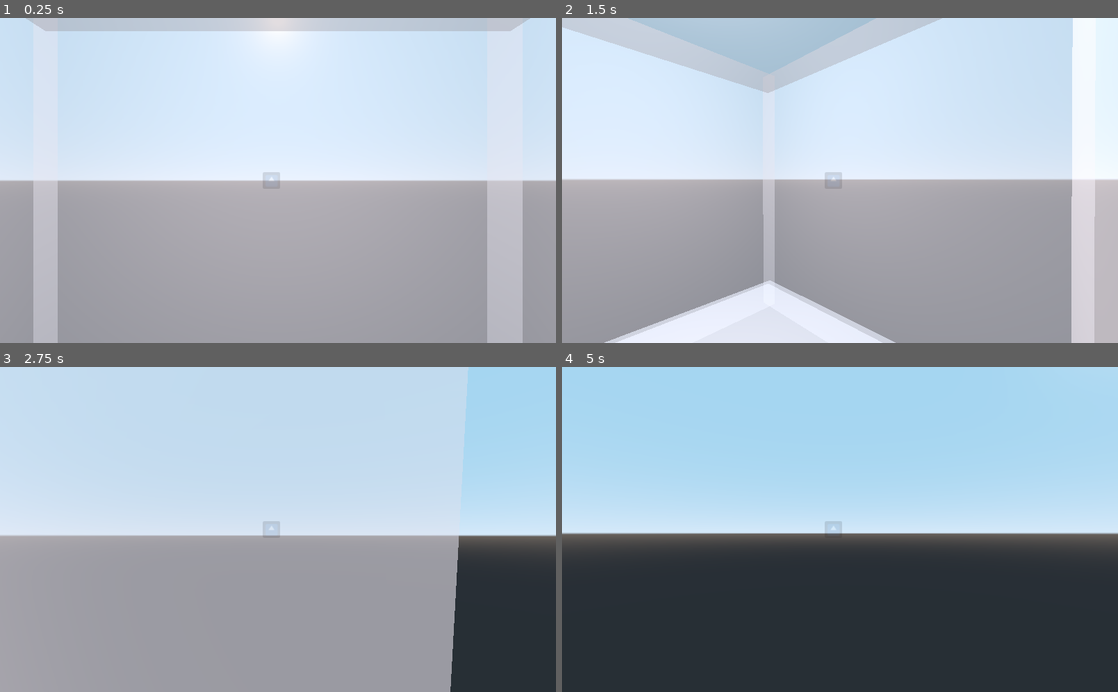
Above: before the commit, frames 1-4 (two rows, left to right).
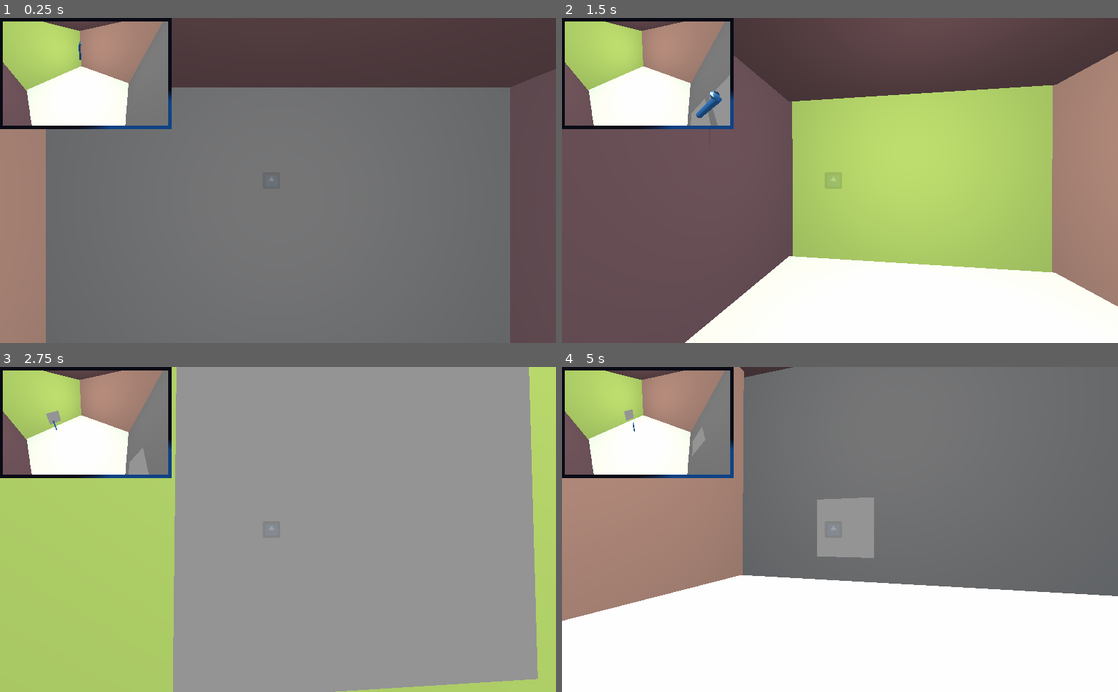
Above: after the commit, the same moments.

Repository: gramozilho/Portal
Game: Godot game, scene res://Main2.tscn
Same seed, same stepped clock (60 frames per second), same inputs: the game is played once before the commit and once after it. The engine's default icon, where the game draws it, is replaced by a stand-in: a white triangle on a blue panel in a dark square.
Inputs (mouse positions are in pixels of both pictures, inside the frame that each line leads up to):
- Up to frame 1 (0.25 s): no input
- Up to frame 2 (1.5 s): move the mouse to (867, 180) at 0.52 s; hold Up (ui_up) from 0.53 s (still down); click (867, 180) at 0.6 s; move the mouse to (812, 180) at 1.27 s; right-click (812, 180) at 1.35 s
- Up to frame 3 (2.75 s): keep holding Up (ui_up); move the mouse to (289, 523) at 2.02 s; click (289, 523) at 2.1 s
- Up to frame 4 (5 s): keep holding Up (ui_up); move the mouse to (834, 536) at 2.77 s; right-click (834, 536) at 2.85 s; move the mouse to (878, 532) at 3.52 s; click (878, 532) at 3.6 s; move the mouse to (795, 526) at 4.27 s; right-click (795, 526) at 4.35 s

The runs differ from the first frame. In frame 1, 100% of the frame differs, in the area x 0-100%, y 0-100%; in frame 2, 98%; in frame 3, 76%; in frame 4, 99%.

Commit message:
teleport with transform

Diff:
--- a/Main2.gd
+++ b/Main2.gd
@@ -40,6 +40,8 @@
 		# Move portal A
 		portal_X = $MirrorA
 
+	portal_X.orient = orient
+	print('or ', portal_X.orient)
 	portal_X.global_transform = Transform()
 	portal_X.global_transform.origin = coord + orient*.001
 
@@ -64,16 +66,12 @@
 	mirror_cam_B.global_transform = mirror_A.global_transform * mirror_B.global_transform.affine_inverse() * dummy_cam_B.global_transform
 
 	# Position cameras
-	mirror_cam_A.global_transform.origin = mirror_B.global_transform.origin
-	mirror_cam_B.global_transform.origin = mirror_A.global_transform.origin
+	mirror_cam_A.global_transform.origin = mirror_B.global_transform.origin + mirror_B.orient*.1
+	mirror_cam_B.global_transform.origin = mirror_A.global_transform.origin + mirror_A.orient*.1
 
 	mirror_cam_A.global_transform.basis.x *= -1
 	mirror_cam_B.global_transform.basis.x *= -1
 
-	#mirror_cam_A.update_cull_mask(2)
-	#mirror_cam_B.update_cull_mask(3)
-	#mirror_A.global_transform = mirror_B.global_transform
-	#mirror_B.global_transform = mirror_A.global_transform
 
 func teleport(body, original_portal):
 	var target_portal
@@ -82,14 +80,42 @@
 	else:
 		target_portal = $MirrorA
 	print('Teleport ' + body.name)
+	target_portal.start_timer()
+	var target_pos = target_portal.global_transform.origin + target_portal.orient*0.01
+	print('4 ', target_portal.rotation)
+	var target_orient = target_portal.rotation.normalized()
+	var origin_orient = original_portal.rotation.normalized()
 
+	#$Player.global_transform.origin = target_pos + target_portal.orient*.1 # Vector3(0, 0, 0.5)#+ target_orient * 2
+
+	# Align player
+	var old_rot = $Player/CameraAnchor.rotation.y
+	$Player.global_transform = target_portal.global_transform * original_portal.global_transform.affine_inverse()*$Player.global_transform
+	$Player/CameraAnchor.rotate_y(PI) #-target_orient.angle_to(origin_orient))
+	#$Player.look_at = $Player.global_transform.rotated(Vector3(0,1,0), PI/2)
+	#var old_angle = original_portal.orient.angle_to()
+	#$Player.look_at(target_portal.orient, Vector3(0,1,0))
+	#$Player.global_transform.origin = target_pos + target_portal.orient*.1 # Vector3(0, 0, 0.5)#+ target_orient * 2
+
+
+func teleportB(body, original_portal):
+	var target_portal
+	if original_portal == $MirrorA:
+		target_portal = $MirrorB
+	else:
+		target_portal = $MirrorA
+	print('Teleport ' + body.name)
+	target_portal.start_timer()
 	var target_pos = target_portal.global_transform.origin
 	print('4 ', target_portal.rotation)
 	var target_orient = target_portal.rotation.normalized()
-	$Player.global_transform.origin = target_pos + Vector3(0, 0, 0.5)#+ target_orient * 2
+	$Player.global_transform.origin = target_pos + target_portal.orient*.1 # Vector3(0, 0, 0.5)#+ target_orient * 2
 
+	# Align player
+	var old_angle = original_portal.orient.angle_to()
+	$Player.look_at(target_portal.orient, Vector3())
 	# Rotate
-	var dir_rot = $Player/CameraAnchor.rotation.y + 120 # keep original rot
+	var dir_rot = $Player/CameraAnchor.rotation.y# + 120 # keep original rot
 	dir_rot += -(1-original_portal.rotation.normalized().dot(target_portal.rotation.normalized()))*90 # account for different portal angles
 	print('a: ', original_portal.rotation.normalized().dot(target_portal.rotation.normalized()))
 	$Player/CameraAnchor.rotate_y(deg2rad(dir_rot))
--- a/Main2.tscn
+++ b/Main2.tscn
@@ -9,15 +9,18 @@
 [ext_resource path="res://Camera.gd" type="Script" id=7]
 [ext_resource path="res://MirrorB.tres" type="Material" id=8]
 
-[sub_resource type="CubeMesh" id=10]
+[sub_resource type="CubeMesh" id=1]
 size = Vector3( 0.1, 0.1, 0.1 )
 
-[sub_resource type="PlaneMesh" id=1]
+[sub_resource type="PlaneMesh" id=2]
 
-[sub_resource type="SpatialMaterial" id=2]
+[sub_resource type="SpatialMaterial" id=3]
 albedo_texture = ExtResource( 4 )
 
-[sub_resource type="CylinderMesh" id=3]
+[sub_resource type="CylinderMesh" id=4]
+
+[sub_resource type="ViewportTexture" id=5]
+viewport_path = NodePath("Control/Camera2/Viewport")
 
 [node name="Main2" type="Spatial" groups=[
 "mirrors",
@@ -25,7 +28,7 @@
 script = ExtResource( 3 )
 
 [node name="Player" parent="." instance=ExtResource( 1 )]
-transform = Transform( 1, 0, 0, 0, 1.5, 0, 0, 0, 1, 0, 6.33086, 0 )
+transform = Transform( 1, 0, 0, 0, 1.5, 0, 0, 0, 1, 0, 9.13859, 0 )
 collision_mask = 7
 
 [node name="Camera" parent="Player/CameraAnchor" index="0"]
@@ -33,22 +36,23 @@
 
 [node name="MeshInstance2" type="MeshInstance" parent="Player/CameraAnchor/Camera" index="2"]
 transform = Transform( 1, 0, 0, 0, -2.44382e-07, -1.5, 0, 1, -1.62921e-07, 0.0994295, -0.212887, 1.13687e-13 )
+visible = false
 layers = 7
-mesh = SubResource( 10 )
+mesh = SubResource( 1 )
 material/0 = null
 
 [node name="World1" parent="." instance=ExtResource( 2 )]
-transform = Transform( 0.3, 0, 0, 0, 0.3, 0, 0, 0, 0.3, 0, 0, 0 )
+transform = Transform( 0.3, 0, 0, 0, 0.4, 0, 0, 0, 0.3, 0, 0, 0 )
 
 [node name="Mirrora" type="MeshInstance" parent="."]
 transform = Transform( 1, 0, 0, 0, 1, 0, 0, 0, 1, 0, 1.45354, 0 )
 visible = false
-mesh = SubResource( 1 )
-material/0 = SubResource( 2 )
+mesh = SubResource( 2 )
+material/0 = SubResource( 3 )
 
 [node name="MeshInstance" type="MeshInstance" parent="Mirrora"]
 transform = Transform( 0.5, 0, 0, 0, 0.5, 0, 0, 0, 0.5, 0, 0, 0 )
-mesh = SubResource( 3 )
+mesh = SubResource( 4 )
 material/0 = null
 
 [node name="MirrorA" parent="." instance=ExtResource( 5 )]
@@ -68,6 +72,9 @@
 [node name="Camera" parent="MirrorB/Viewport" index="0"]
 cull_mask = 1048572
 
+[node name="MeshInstance" parent="MirrorB/Viewport/Camera" index="1"]
+visible = false
+
 [node name="Control" type="Control" parent="."]
 margin_right = 40.0
 margin_bottom = 40.0
@@ -80,6 +87,30 @@
 position = Vector2( 500, 300 )
 scale = Vector2( 0.5, 0.5 )
 texture = ExtResource( 4 )
+
+[node name="Sprite2" type="Sprite" parent="Control"]
+position = Vector2( 154.778, 100.458 )
+scale = Vector2( 32.2773, 21.0163 )
+texture = ExtResource( 4 )
+region_enabled = true
+region_rect = Rect2( 5, 5, 10, 10 )
+
+[node name="Camera2" type="Sprite" parent="Control"]
+position = Vector2( 157.485, 102.715 )
+scale = Vector2( 0.297796, 0.320862 )
+texture = SubResource( 5 )
+flip_v = true
+
+[node name="Viewport" type="Viewport" parent="Control/Camera2"]
+size = Vector2( 1024, 600 )
+
+[node name="Camera" type="Camera" parent="Control/Camera2/Viewport"]
+transform = Transform( -0.642788, -0.383022, 0.663414, 0, 0.866025, 0.5, -0.766044, 0.321394, -0.55667, 3.87713, 9.56593, -4.04678 )
+fov = 91.0788
+
+[node name="Camera" type="Camera" parent="."]
+transform = Transform( 1, 0, 0, 0, 1, 0, 0, 0, 1, 0, 3.58715, 4.66573 )
+fov = 80.2945
 [connection signal="new_portal" from="Player" to="." method="_on_KinematicBody_new_portal"]
 [connection signal="teleport" from="MirrorA" to="." method="teleport"]
 [connection signal="teleport" from="MirrorB" to="." method="teleport"]
--- a/Mirror2.gd
+++ b/Mirror2.gd
@@ -2,12 +2,16 @@
 
 signal teleport
 export (NodePath) var viewport_mirror
+var orient = Vector3()
 
 func _ready():
 	pass #self.get_surface_material(0).set_shader_param("refl_tx", viewport_mirror)
 
 
 func _on_Area_body_entered(body):
-	if body.is_in_group('teleport'):
+	if body.is_in_group('teleport') and $Timer.is_stopped():
 		print(self.name)
 		emit_signal('teleport', body, self)
+
+func start_timer():
+	$Timer.start()
--- a/Mirror2.tscn
+++ b/Mirror2.tscn
@@ -6,15 +6,15 @@
 
 [sub_resource type="PlaneMesh" id=1]
 
-[sub_resource type="CylinderMesh" id=5]
+[sub_resource type="CylinderMesh" id=2]
 
-[sub_resource type="PrismMesh" id=6]
+[sub_resource type="PrismMesh" id=3]
 
-[sub_resource type="BoxShape" id=7]
+[sub_resource type="BoxShape" id=4]
 extents = Vector3( 1, 0.00882236, 1 )
 
 [node name="Mirror2" type="MeshInstance"]
-layers = 6
+layers = 7
 mesh = SubResource( 1 )
 material/0 = null
 script = ExtResource( 2 )
@@ -39,7 +39,7 @@
 size = Vector2( 500, 500 )
 
 [node name="Camera" type="Camera" parent="Viewport"]
-transform = Transform( -1, -3.25841e-07, 5.30863e-14, 0, -1.62921e-07, -1, 3.25841e-07, -1, 1.62921e-07, 0, 0.437379, 0 )
+transform = Transform( -1, -3.89414e-07, 1.70218e-14, 0, -4.37114e-08, -1, 3.89414e-07, -1, 4.37114e-08, 0, 0.437379, 0 )
 cull_mask = 1048574
 script = ExtResource( 3 )
 
@@ -49,11 +49,15 @@
 
 [node name="MeshInstance" type="MeshInstance" parent="Viewport/Camera"]
 transform = Transform( 0.2, 0, 0, 0, -8.74228e-09, -0.2, 0, 0.2, -8.74228e-09, 0, -4.95432e-08, -0.304094 )
-mesh = SubResource( 6 )
+mesh = SubResource( 3 )
 material/0 = null
 
 [node name="Area" type="Area" parent="."]
 
 [node name="CollisionShape" type="CollisionShape" parent="Area"]
-shape = SubResource( 7 )
+shape = SubResource( 4 )
+
+[node name="Timer" type="Timer" parent="."]
+one_shot = true
 [connection signal="body_entered" from="Area" to="." method="_on_Area_body_entered"]
+[connection signal="body_exited" from="Area" to="." method="_on_Area_body_exited"]
--- a/Player_v2.tscn
+++ b/Player_v2.tscn
@@ -4,11 +4,11 @@
 [ext_resource path="res://icon.png" type="Texture" id=2]
 
 [sub_resource type="CapsuleShape" id=1]
-radius = 0.0607941
+radius = 0.249717
 height = 0.86022
 
 [sub_resource type="CapsuleMesh" id=2]
-radius = 0.06
+radius = 0.1
 mid_height = 0.84
 
 [sub_resource type="SpatialMaterial" id=3]
@@ -30,7 +30,7 @@
 shape = SubResource( 1 )
 
 [node name="MeshInstance" type="MeshInstance" parent="Body"]
-layers = 7
+layers = 6
 mesh = SubResource( 2 )
 material/0 = SubResource( 3 )
 
@@ -39,6 +39,7 @@
 
 [node name="Camera" type="Camera" parent="CameraAnchor"]
 transform = Transform( 1, 0, 0, 0, 1, 0, 0, 0, 1, 0, 0.0212219, 0 )
+cull_mask = 1048569
 current = true
 
 [node name="RayCast" type="RayCast" parent="CameraAnchor/Camera"]
@@ -47,6 +48,6 @@
 
 [node name="Face" type="MeshInstance" parent="CameraAnchor/Camera"]
 transform = Transform( 0.15, 0, 0, 0, 0.15, 0, 0, 0, 0.1, 0, 0, -0.125087 )
-layers = 7
+layers = 6
 mesh = SubResource( 4 )
 material/0 = SubResource( 5 )
--- a/WallMat.tres
+++ b/WallMat.tres
@@ -2,4 +2,4 @@
 
 [resource]
 flags_transparent = true
-albedo_color = Color( 1, 0.92549, 0.92549, 0.411765 )
+albedo_color = Color( 0.388235, 0.266667, 0.278431, 1 )
--- a/World1.tscn
+++ b/World1.tscn
@@ -1,16 +1,43 @@
-[gd_scene load_steps=11 format=2]
+[gd_scene load_steps=15 format=2]
 
 [ext_resource path="res://WallMat.tres" type="Material" id=1]
 
 [sub_resource type="CubeMesh" id=1]
 
+[sub_resource type="SpatialMaterial" id=9]
+flags_transparent = true
+albedo_color = Color( 1, 0.92549, 0.807843, 1 )
+
+[sub_resource type="ConcavePolygonShape" id=2]
+data = PoolVector3Array( -1, 1, 1, 1, 1, 1, -1, -1, 1, 1, 1, 1, 1, -1, 1, -1, -1, 1, 1, 1, -1, -1, 1, -1, 1, -1, -1, -1, 1, -1, -1, -1, -1, 1, -1, -1, 1, 1, 1, 1, 1, -1, 1, -1, 1, 1, 1, -1, 1, -1, -1, 1, -1, 1, -1, 1, -1, -1, 1, 1, -1, -1, -1, -1, 1, 1, -1, -1, 1, -1, -1, -1, 1, 1, 1, -1, 1, 1, 1, 1, -1, -1, 1, 1, -1, 1, -1, 1, 1, -1, -1, -1, 1, 1, -1, 1, -1, -1, -1, 1, -1, 1, 1, -1, -1, -1, -1, -1 )
+
 [sub_resource type="ConcavePolygonShape" id=3]
 data = PoolVector3Array( -1, 1, 1, 1, 1, 1, -1, -1, 1, 1, 1, 1, 1, -1, 1, -1, -1, 1, 1, 1, -1, -1, 1, -1, 1, -1, -1, -1 …(284 unchanged characters)…
 
-[sub_resource type="BoxShape" id=4]
+[sub_resource type="SpatialMaterial" id=10]
+flags_transparent = true
+albedo_color = Color( 0.698039, 0.780392, 0.360784, 1 )
+
+[sub_resource type="ConcavePolygonShape" id=4]
+data = PoolVector3Array( -1, 1, 1, 1, 1, 1, -1, -1, 1, 1, 1, 1, 1, -1, 1, -1, -1, 1, 1, 1, -1, -1, 1, -1, 1, -1, -1, -1, 1, -1, -1, -1, -1, 1, -1, -1, 1, 1, 1, 1, 1, -1, 1, -1, 1, 1, 1, -1, 1, -1, -1, 1, -1, 1, -1, 1, -1, -1, 1, 1, -1, -1, -1, -1, 1, 1, -1, -1, 1, -1, -1, -1, 1, 1, 1, -1, 1, 1, 1, 1, -1, -1, 1, 1, -1, 1, -1, 1, 1, -1, -1, -1, 1, 1, -1, 1, -1, -1, -1, 1, -1, 1, 1, -1, -1, -1, -1, -1 )
+
+[sub_resource type="SpatialMaterial" id=11]
+flags_transparent = true
+albedo_color = Color( 0.427451, 0.403922, 0.392157, 1 )
 
 [sub_resource type="ConcavePolygonShape" id=5]
 data = PoolVector3Array( -1, 1, 1, 1, 1, 1, -1, -1, 1, 1, 1, 1, 1, -1, 1, -1, -1, 1, 1, 1, -1, -1, 1, -1, 1, -1, -1, -1 …(284 unchanged characters)…
+
+[sub_resource type="SpatialMaterial" id=12]
+flags_transparent = true
+albedo_color = Color( 0.670588, 0.486275, 0.411765, 1 )
+
+[sub_resource type="ConcavePolygonShape" id=6]
+data = PoolVector3Array( -1, 1, 1, 1, 1, 1, -1, -1, 1, 1, 1, 1, 1, -1, 1, -1, -1, 1, 1, 1, -1, -1, 1, -1, 1, -1, -1, -1, 1, -1, -1, -1, -1, 1, -1, -1, 1, 1, 1, 1, 1, -1, 1, -1, 1, 1, 1, -1, 1, -1, -1, 1, -1, 1, -1, 1, -1, -1, 1, 1, -1, -1, -1, -1, 1, 1, -1, -1, 1, -1, -1, -1, 1, 1, 1, -1, 1, 1, 1, 1, -1, -1, 1, 1, -1, 1, -1, 1, 1, -1, -1, -1, 1, 1, -1, 1, -1, -1, -1, 1, -1, 1, 1, -1, -1, -1, -1, -1 )
+
+[sub_resource type="SpatialMaterial" id=13]
+flags_transparent = true
+albedo_color = Color( 0.388235, 0.266667, 0.278431, 1 )
 
 [sub_resource type="ConcavePolygonShape" id=7]
 data = PoolVector3Array( -1, 1, 1, 1, 1, 1, -1, -1, 1, 1, 1, 1, 1, -1, 1, -1, -1, 1, 1, 1, -1, -1, 1, -1, 1, -1, -1, -1 …(284 unchanged characters)…
@@ -18,31 +45,22 @@
 [sub_resource type="ConcavePolygonShape" id=8]
 data = PoolVector3Array( -1, 1, 1, 1, 1, 1, -1, -1, 1, 1, 1, 1, 1, -1, 1, -1, -1, 1, 1, 1, -1, -1, 1, -1, 1, -1, -1, -1 …(284 unchanged characters)…
 
-[sub_resource type="ConcavePolygonShape" id=9]
-data = PoolVector3Array( -1, 1, 1, 1, 1, 1, -1, -1, 1, 1, 1, 1, 1, -1, 1, -1, -1, 1, 1, 1, -1, -1, 1, -1, 1, -1, -1, -1, 1, -1, -1, -1, -1, 1, -1, -1, 1, 1, 1, 1, 1, -1, 1, -1, 1, 1, 1, -1, 1, -1, -1, 1, -1, 1, -1, 1, -1, -1, 1, 1, -1, -1, -1, -1, 1, 1, -1, -1, 1, -1, -1, -1, 1, 1, 1, -1, 1, 1, 1, 1, -1, -1, 1, 1, -1, 1, -1, 1, 1, -1, -1, -1, 1, 1, -1, 1, -1, -1, -1, 1, -1, 1, 1, -1, -1, -1, -1, -1 )
-
-[sub_resource type="ConcavePolygonShape" id=10]
-data = PoolVector3Array( -1, 1, 1, 1, 1, 1, -1, -1, 1, 1, 1, 1, 1, -1, 1, -1, -1, 1, 1, 1, -1, -1, 1, -1, 1, -1, -1, -1, 1, -1, -1, -1, -1, 1, -1, -1, 1, 1, 1, 1, 1, -1, 1, -1, 1, 1, 1, -1, 1, -1, -1, 1, -1, 1, -1, 1, -1, -1, 1, 1, -1, -1, -1, -1, 1, 1, -1, -1, 1, -1, -1, -1, 1, 1, 1, -1, 1, 1, 1, 1, -1, -1, 1, 1, -1, 1, -1, 1, 1, -1, -1, -1, 1, 1, -1, 1, -1, -1, -1, 1, -1, 1, 1, -1, -1, -1, -1, -1 )
-
-[sub_resource type="ConcavePolygonShape" id=11]
-data = PoolVector3Array( -1, 1, 1, 1, 1, 1, -1, -1, 1, 1, 1, 1, 1, -1, 1, -1, -1, 1, 1, 1, -1, -1, 1, -1, 1, -1, -1, -1, 1, -1, -1, -1, -1, 1, -1, -1, 1, 1, 1, 1, 1, -1, 1, -1, 1, 1, 1, -1, 1, -1, -1, 1, -1, 1, -1, 1, -1, -1, 1, 1, -1, -1, -1, -1, 1, 1, -1, -1, 1, -1, -1, -1, 1, 1, 1, -1, 1, 1, 1, 1, -1, -1, 1, 1, -1, 1, -1, 1, 1, -1, -1, -1, 1, 1, -1, 1, -1, -1, -1, 1, -1, 1, 1, -1, -1, -1, -1, -1 )
-
 [node name="World1" type="Spatial"]
 
 [node name="Floor" type="MeshInstance" parent="."]
-transform = Transform( 20, 0, 0, 0, 1, 0, 0, 0, 20, 0, 0, 0 )
+transform = Transform( 20, 0, 0, 0, 1, 0, 0, 0, 20, 0, 8.99, 0 )
 layers = 7
 mesh = SubResource( 1 )
-material/0 = ExtResource( 1 )
+material/0 = SubResource( 9 )
 
 [node name="StaticBody" type="StaticBody" parent="Floor"]
 collision_layer = 3
 
 [node name="CollisionShape" type="CollisionShape" parent="Floor/StaticBody"]
-shape = SubResource( 3 )
+shape = SubResource( 2 )
 
 [node name="Floor3" type="MeshInstance" parent="."]
-transform = Transform( 20, 0, 0, 0, 1, 0, 0, 0, 20, 0, 36.4755, 0 )
+transform = Transform( 20, 0, 0, 0, 1, 0, 0, 0, 20, 0, 31.01, 0 )
 layers = 7
 mesh = SubResource( 1 )
 material/0 = ExtResource( 1 )
@@ -51,19 +69,7 @@
 collision_layer = 3
 
 [node name="CollisionShape" type="CollisionShape" parent="Floor3/StaticBody"]
-shape = SubResource( 3 )
-
-[node name="Floor4" type="MeshInstance" parent="."]
-transform = Transform( 21, 0, 0, 0, 1, 0, 0, 0, 21, 0, 0, 0 )
-layers = 7
-mesh = SubResource( 1 )
-material/0 = ExtResource( 1 )
-
-[node name="StaticBody" type="StaticBody" parent="Floor4"]
-collision_layer = 3
-
-[node name="CollisionShape" type="CollisionShape" parent="Floor4/StaticBody"]
-shape = SubResource( 4 )
+shape = SubResource( 2 )
 
 [node name="Floor2" type="MeshInstance" parent="."]
 transform = Transform( 20, 0, 0, 0, 1, 0, 0, 0, 20, -47.1984, -58.5502, 0.0691833 )
@@ -75,64 +81,64 @@
 collision_layer = 3
 
 [node name="CollisionShape" type="CollisionShape" parent="Floor2/StaticBody"]
-shape = SubResource( 5 )
+shape = SubResource( 3 )
 
 [node name="Wall1" type="MeshInstance" parent="." groups=[
 "hide",
 ]]
-transform = Transform( 20, 0, 0, 0, -1.62921e-07, -20, 0, 1, -3.25841e-06, 0, 18, 19 )
+transform = Transform( 19, 0, 0, 0, -4.37114e-08, -10, 0, 1, -4.37114e-07, 0, 20, 20 )
 layers = 7
 mesh = SubResource( 1 )
-material/0 = ExtResource( 1 )
+material/0 = SubResource( 10 )
 
 [node name="StaticBody" type="StaticBody" parent="Wall1"]
 collision_layer = 3
 
 [node name="CollisionShape" type="CollisionShape" parent="Wall1/StaticBody"]
-shape = SubResource( 7 )
+shape = SubResource( 4 )
 
 [node name="Wall4" type="MeshInstance" parent="." groups=[
 "hide",
 ]]
-transform = Transform( 20, 0, 0, 0, -1.62921e-07, -20, 0, 1, -3.25841e-06, 0, 18, -20 )
+transform = Transform( 19, 0, 0, 0, -4.37114e-08, -10, 0, 1, -4.37114e-07, 0, 20, -20 )
 layers = 7
 mesh = SubResource( 1 )
-material/0 = ExtResource( 1 )
+material/0 = SubResource( 11 )
 
 [node name="StaticBody" type="StaticBody" parent="Wall4"]
 collision_layer = 3
 
 [node name="CollisionShape" type="CollisionShape" parent="Wall4/StaticBody"]
-shape = SubResource( 8 )
+shape = SubResource( 5 )
 
 [node name="Wall2" type="MeshInstance" parent="." groups=[
 "hide",
 ]]
-transform = Transform( -3.25841e-06, 1, -3.25841e-06, 0, -1.62921e-07, -20, -20, -1.62921e-07, 5.30863e-13, -20, 18, 0 )
+transform = Transform( -3.09549e-06, 1, -4.37114e-07, 0, -4.37114e-08, -10, -19, -1.62921e-07, 7.12149e-14, -20, 20, 0 )
 layers = 7
 mesh = SubResource( 1 )
-material/0 = ExtResource( 1 )
+material/0 = SubResource( 12 )
 
 [node name="StaticBody" type="StaticBody" parent="Wall2"]
 collision_layer = 3
 
 [node name="CollisionShape" type="CollisionShape" parent="Wall2/StaticBody"]
 transform = Transform( 1, 0, -1.69407e-21, -2.27374e-13, 1, -2.27374e-13, -1.69407e-21, -2.16222e-22, 1, 0, 0, 0 )
-shape = SubResource( 9 )
+shape = SubResource( 6 )
 
 [node name="Wall5" type="MeshInstance" parent="." groups=[
 "hide",
 ]]
-transform = Transform( -3.25841e-06, 1, -3.25841e-06, 0, -1.62921e-07, -20, -20, -1.62921e-07, 5.30863e-13, 19, 18, 0 )
+transform = Transform( -3.09549e-06, 1, -4.37114e-07, 0, -4.37114e-08, -10, -19, -1.62921e-07, 7.12149e-14, 20, 20, 0 )
 layers = 7
 mesh = SubResource( 1 )
-material/0 = ExtResource( 1 )
+material/0 = SubResource( 13 )
 
 [node name="StaticBody" type="StaticBody" parent="Wall5"]
 collision_layer = 3
 
 [node name="CollisionShape" type="CollisionShape" parent="Wall5/StaticBody"]
-shape = SubResource( 10 )
+shape = SubResource( 7 )
 
 [node name="Wall3" type="MeshInstance" parent="." groups=[
 "hide",
@@ -156,6 +162,6 @@
 shadow_enabled = true
 
 [node name="OmniLight" type="OmniLight" parent="."]
-transform = Transform( 1, 0, 0, 0, 1, 0, 0, 0, 1, 0, 29.6252, 0 )
+transform = Transform( 1, 0, 0, 0, 1, 0, 0, 0, 1, 0, 23.0027, 0 )
 shadow_enabled = true
 omni_range = 68.4487
Not shown: 1 places in Main2.tscn that only renumber resources
Not shown: 1 places in Mirror2.tscn that only renumber resources
Not shown: 1 places in World1.tscn that only renumber resources
